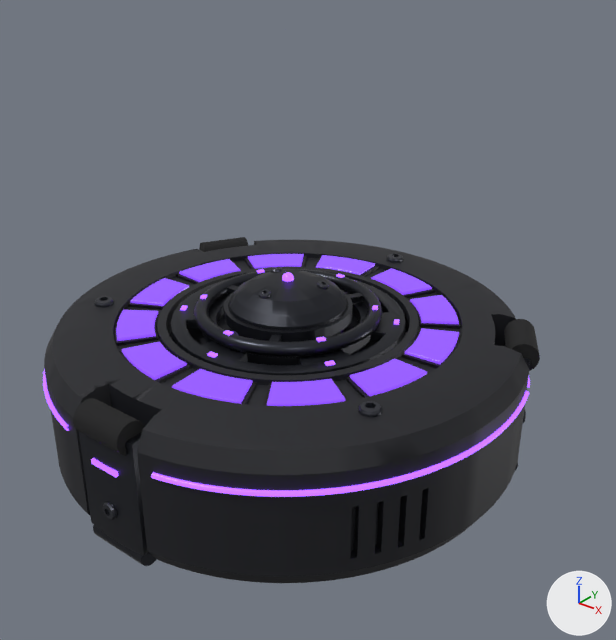
The glTF model gadgets/nullfield/nullfield-emitter.glb: old version first, new version second.
One viewpoint serves both versions: a 50 mm lens placed at (0.1338, -0.1588, 0.1392), pointed at (0.0119, -0.0064, 0.0447). The axes (+X, +Y, +Z) are drawn at lower right. The lights are the same throughout. The first picture is the older version. Both versions are drawn at frame 0 of the action 'power_on'; the numbers are the values there.

Names of what the first picture shows: 'gauge_00_led', 'gauge_01_led', 'gauge_02_led', 'gauge_cells', 'leg_0_foot', 'leg_0_plate', 'ring_lower_flange', 'ring_upper_hoop', 'ring_upper_spokes', 'shell', 'stage_b_cap', 'wall_leds' and 22 more.
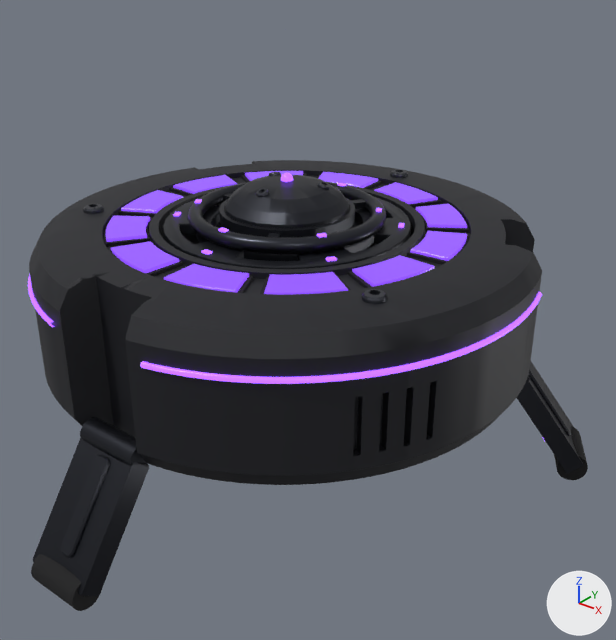
ob_body is not drawn itself; it is the parent of ob_shell, ob_wall_leds, ob_gauge_00, ob_gauge_01, ob_gauge_02, ob_gauge_03, ob_gauge_04, ob_gauge_05.
ob_leg_0 is not drawn itself; it is the parent of ob_leg_0_plate, ob_leg_0_knuckle, ob_leg_0_foot, ob_leg_0_screw, ob_leg_0_led.
ob_leg_1 is not drawn itself; it is the parent of ob_leg_1_plate, ob_leg_1_knuckle, ob_leg_1_foot, ob_leg_1_screw, ob_leg_1_led.

Pixel boxes (x1, y1, x2, y2) of what changed, in the pictures (616 x 640 px):
'shell', moved
    before: (44, 240, 529, 583)
    after: (29, 160, 542, 485)
'ring_lower_flange', moved
    before: (170, 279, 406, 375)
    after: (163, 196, 411, 269)
'leg_0_plate', moved, turned
    before: (79, 431, 148, 556)
    after: (33, 438, 149, 596)
'stage_b_cap', moved
    before: (230, 270, 347, 330)
    after: (225, 175, 349, 228)
'ring_upper_hoop', moved
    before: (194, 269, 382, 357)
    after: (188, 182, 386, 254)
'wall_leds', moved
    before: (43, 370, 529, 497)
    after: (28, 274, 542, 384)
'leg_0_foot', moved, turned
    before: (73, 398, 145, 456)
    after: (31, 554, 99, 611)
'gauge_cells', moved
    before: (115, 256, 461, 406)
    after: (104, 173, 469, 294)
'ring_upper_spokes', moved
    before: (224, 285, 363, 342)
    after: (219, 193, 366, 237)
'gauge_01_led', moved
    before: (267, 379, 346, 406)
    after: (264, 272, 348, 295)
'gauge_00_led', moved
    before: (172, 369, 253, 404)
    after: (164, 264, 249, 293)
'gauge_02_led', moved
    before: (350, 358, 427, 396)
    after: (352, 255, 435, 287)
'leg_1_plate', moved, turned (mostly hidden before)
    before: (505, 344, 530, 462)
    after: (517, 361, 583, 473)
'gauge_11_led', moved
    before: (122, 342, 187, 380)
    after: (111, 241, 179, 273)
'gauge_03_led', moved
    before: (405, 328, 459, 364)
    after: (410, 231, 467, 261)
'leg_0_knuckle', moved, turned
    before: (93, 525, 157, 566)
    after: (80, 417, 148, 466)
'gauge_10_led', moved
    before: (116, 310, 158, 341)
    after: (106, 215, 150, 242)
'gauge_04_led', moved
    before: (410, 295, 459, 324)
    after: (415, 204, 467, 228)
'leg_1_foot', moved, turned
    before: (504, 319, 540, 371)
    after: (554, 427, 588, 480)
'gauge_09_led', moved
    before: (130, 278, 189, 306)
    after: (121, 190, 183, 213)
'gauge_05_led', moved
    before: (371, 268, 432, 295)
    after: (374, 182, 438, 204)
'gauge_08_led', moved
    before: (179, 259, 241, 282)
    after: (173, 175, 237, 194)
'gauge_06_led', moved
    before: (316, 255, 375, 275)
    after: (318, 172, 378, 188)
'top_screws', moved
    before: (94, 254, 403, 417)
    after: (83, 170, 408, 304)
'gauge_07_led', moved
    before: (248, 254, 304, 269)
    after: (245, 171, 303, 181)
'leg_2_foot', moved (not visible afterwards)
    before: (199, 237, 248, 252)
'stage_b_screws', moved
    before: (259, 268, 329, 299)
    after: (256, 172, 330, 197)
'ring_upper_leds', moved
    before: (200, 269, 378, 342)
    after: (194, 183, 382, 238)
'ring_lower_leds', moved
    before: (180, 280, 400, 366)
    after: (173, 212, 404, 262)
'stage_a_collar', moved (mostly hidden)
    before: (217, 315, 359, 334)
    after: (216, 222, 359, 229)
'stage_b_collar', moved (mostly hidden)
    before: (229, 303, 347, 331)
    after: (225, 207, 350, 229)
'stage_b_leds', moved (mostly hidden)
    before: (282, 272, 294, 282)
    after: (281, 173, 293, 182)
'leg_0_led', moved, turned (not visible afterwards)
    before: (91, 458, 119, 478)
'leg_0_screw', moved, turned (not visible afterwards)
    before: (103, 502, 117, 519)
'leg_1_screw', moved, turned (not visible afterwards)
    before: (523, 409, 526, 423)
'stage_b_tube', moved (not visible afterwards)
    before: (238, 331, 341, 338)

Diff of the bpy script that builds the scene:
```diff
--- a/gadgets/nullfield/nullfield-emitter.glb.py
+++ b/gadgets/nullfield/nullfield-emitter.glb.py
@@ ob_body @@
 ob_body.parent = ob_nullfield_emitter
-ob_body.location = (0.0, 0.0, 0.0)
+ob_body.location = (0.0, 0.0, 0.0269)
@@ ob_leg_0 @@
 ob_leg_0.location = (0.0, -0.0605, 0.004)
+ob_leg_0.rotation_euler = (2.531, 0.0, 0.0)  # degrees (145, 0, 0)
@@ ob_leg_1 @@
 ob_leg_1.location = (0.0524, 0.0302, 0.004)
-ob_leg_1.rotation_euler = (0.0, 0.0, 2.094)  # degrees (0, 0, 120)
+ob_leg_1.rotation_euler = (2.531, 0.0, 2.094)  # degrees (145, 0, 120)
```
